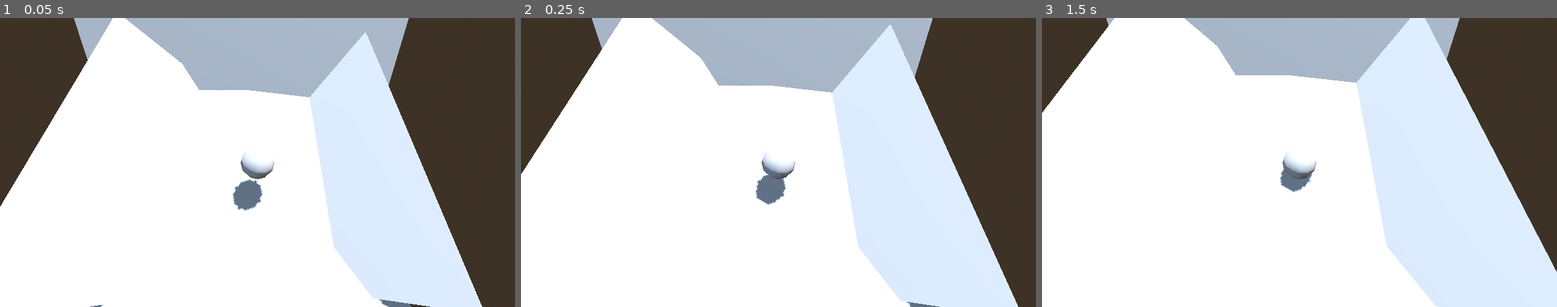
Above: before the commit, frames 1-3 (left to right).
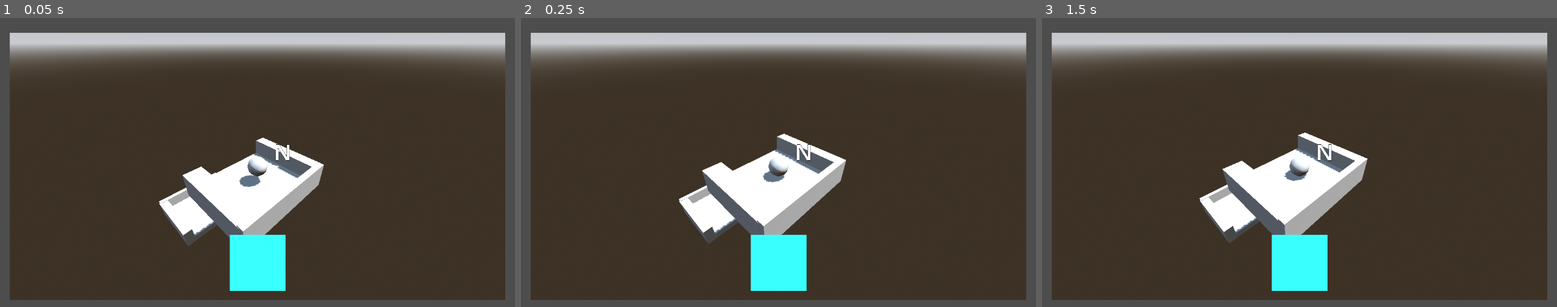
Above: after the commit, the same moments.

Repository: longjoel/120-games-of-godot
Game: Godot game, scene res://overlay.tscn
The game is run twice, just before and just after one commit, with the same random seed, the same clock (stepped at 60 frames per second) and the same inputs. Before the commit the project starts from res://001.tscn.
Inputs (mouse positions are in pixels of both pictures, inside the frame that each line leads up to):
- Up to frame 1 (0.05 s): no input
- Up to frame 2 (0.25 s): no input
- Up to frame 3 (1.5 s): move the mouse to (1412, 148) at 0.52 s; tap Enter at 1.25 s; move the mouse to (1196, 176) at 1.27 s

The runs differ from the first frame. In frame 1, 81% of the frame differs, in the area x 0-100%, y 0-100%; in frame 2, 84%; in frame 3, 89%.

Commit message:
making some sweet progress

Diff:
--- a/roll-and-bounce/001-game.gd
+++ b/roll-and-bounce/001-game.gd
@@ -4,6 +4,13 @@
 
 """
 extends Node
+
+
+func MoveBall(push:Vector3):
+
+	$RollyBall.apply_torque_impulse(push.normalized())
+
+	pass
 
 # let's try to push it wth the mouse.
 # How fast did we move?
@@ -23,8 +30,13 @@
 	# let's do camera tracking.
 
 	$TrackingCamera.position.y = $RollyBall.position.y+5
+	$TrackingCamera.position.x = $RollyBall.position.x+5
+	$TrackingCamera.position.z = $RollyBall.position.z+5
 
 	$TrackingCamera.look_at($RollyBall.position)
+
+	$RollyBall/N.position = $RollyBall.position
+	$RollyBall/N.position.z -= 2
 
 	pass
 
@@ -47,7 +59,7 @@
 
 	# Holy crap. I can't believe this worked.
 
-	var push = Vector3(dxdy.x/dt, 0, dxdy.y/dt)
+	var push = Vector3(dxdy.y/dt, 0, -dxdy.x/dt)
 
 	$RollyBall.apply_torque_impulse(push.normalized())
 
--- a/roll-and-bounce/001.tscn
+++ b/roll-and-bounce/001.tscn
@@ -1,6 +1,7 @@
-[gd_scene load_steps=6 format=3 uid="uid://bqi4gdtsca047"]
+[gd_scene load_steps=7 format=3 uid="uid://bqi4gdtsca047"]
 
 [ext_resource type="Script" uid="uid://cvq4x3ca0fa80" path="res://001-game.gd" id="1_c8ncg"]
+[ext_resource type="PackedScene" uid="uid://c40cmc68jg3sn" path="res://platform-1.tscn" id="2_g60ht"]
 
 [sub_resource type="ProceduralSkyMaterial" id="ProceduralSkyMaterial_35f18"]
 sky_horizon_color = Color(0.662243, 0.671743, 0.686743, 1)
@@ -26,31 +27,6 @@
 [node name="WorldEnvironment" type="WorldEnvironment" parent="."]
 environment = SubResource("Environment_g60ht")
 
-[node name="CSGBox3D" type="CSGBox3D" parent="."]
-transform = Transform3D(1, 0, 0, 0, 1, 0, 0, 0, 1, -0.551171, -1.36364, -1.04077)
-use_collision = true
-size = Vector3(5.7851, 0.115356, 6.5542)
-
-[node name="CSGBox3D" type="CSGBox3D" parent="CSGBox3D"]
-transform = Transform3D(0.663796, -0.747914, 0, 0.747914, 0.663796, 0, 0, 0, 1, 2.79054, -0.125592, 0.0722048)
-use_collision = true
-size = Vector3(5.7851, 0.115356, 8.78015)
-
-[node name="CSGBox3D" type="CSGBox3D" parent="CSGBox3D/CSGBox3D"]
-transform = Transform3D(0.177909, -0.984047, 0, 0.984047, 0.177909, 0, 0, 0, 1, -3.24849, 4.43797, 0.0722048)
-use_collision = true
-size = Vector3(5.7851, 0.115356, 8.78015)
-
-[node name="CSGBox3D" type="CSGBox3D" parent="CSGBox3D/CSGBox3D/CSGBox3D"]
-transform = Transform3D(-0.391037, -0.682627, 0.617341, 0.260058, 0.561468, 0.785572, -0.88287, 0.467732, -0.0420327, -1.91287, -1.83045, 3.06464)
-use_collision = true
-size = Vector3(5.7851, 0.115356, 8.78015)
-
-[node name="CSGBox3D" type="CSGBox3D" parent="CSGBox3D/CSGBox3D/CSGBox3D/CSGBox3D"]
-transform = Transform3D(-0.179689, 0.979722, -0.0886386, 0.983712, 0.17851, -0.0211163, -0.00486541, -0.0909895, -0.995835, 5.86954, -3.15008, 0.968475)
-use_collision = true
-size = Vector3(5.7851, 0.115356, 13.6373)
-
 [node name="TrackingCamera" type="Camera3D" parent="."]
 transform = Transform3D(1, 0, 0, 0, 1, 0, 0, 0, 1, 0, 0, 2.43845)
 
@@ -61,5 +37,21 @@
 
 [node name="CSGSphere3D" type="CSGSphere3D" parent="RollyBall"]
 
+[node name="N" type="Label3D" parent="RollyBall"]
+transform = Transform3D(0.325, 0, 0, 0, 0.202317, 0.254348, 0, -0.254348, 0.202317, 0, 0, -2)
+top_level = true
+pixel_size = 0.01
+billboard = 1
+no_depth_test = true
+text = "N"
+font_size = 387
+
+[node name="LevelGeometry" type="Node3D" parent="."]
+
+[node name="TopOfStaircase" parent="LevelGeometry" instance=ExtResource("2_g60ht")]
+
+[node name="TopOfStaircase2" parent="LevelGeometry" instance=ExtResource("2_g60ht")]
+transform = Transform3D(-0.999976, 0, -0.00698123, 0, 1, 0, 0.00698123, 0, -0.999976, -5.3, -5.405, 1.18)
+
 [connection signal="mouse_entered" from="RollyBall" to="." method="_on_rolly_ball_mouse_entered"]
 [connection signal="mouse_exited" from="RollyBall" to="." method="_on_rolly_ball_mouse_exited"]
--- /dev/null
+++ b/roll-and-bounce/overlay.gd
@@ -0,0 +1,43 @@
+extends Node2D
+
+var enterVertex:Vector2 = Vector2.ZERO
+var enterTime:=0.0
+
+var exitVertex:Vector2 = Vector2.ZERO
+var exitTime:=0.0
+
+# keep track of total elapsed gametime.
+var gameTime:=0.0
+
+
+func _physics_process(delta: float) -> void:
+
+	gameTime += delta
+
+	pass
+
+func _on_area_2d_mouse_entered() -> void:
+	enterTime = gameTime
+	enterVertex = DisplayServer.mouse_get_position()
+	pass # Replace with function body.
+
+
+func _on_area_2d_mouse_exited() -> void:
+	exitTime = gameTime
+	exitVertex = DisplayServer.mouse_get_position()
+	var dt = exitTime-enterTime
+
+	var dxdy = exitVertex-enterVertex
+
+	# Holy crap. I can't believe this worked.
+
+	var push = Vector3(dxdy.y/dt, 0, -dxdy.x/dt)
+
+	$SubViewportContainer/SubViewport/root.MoveBall(push)
+
+	enterVertex = Vector2.ZERO
+	enterTime=0.0
+
+	exitVertex = Vector2.ZERO
+	exitTime=0.0
+	pass # Replace with function body.
--- /dev/null
+++ b/roll-and-bounce/overlay.tscn
@@ -0,0 +1,46 @@
+[gd_scene load_steps=4 format=3 uid="uid://dfohxbeqkmoll"]
+
+[ext_resource type="Script" uid="uid://bun8h1xvbpvar" path="res://overlay.gd" id="1_42nn7"]
+[ext_resource type="PackedScene" uid="uid://bqi4gdtsca047" path="res://001.tscn" id="1_nv86q"]
+
+[sub_resource type="CircleShape2D" id="CircleShape2D_42nn7"]
+radius = 53.4591
+
+[node name="Overlay" type="Node2D"]
+script = ExtResource("1_42nn7")
+
+[node name="SubViewportContainer" type="SubViewportContainer" parent="."]
+offset_left = 22.0
+offset_top = 33.0
+offset_right = 1130.0
+offset_bottom = 632.0
+stretch = true
+
+[node name="SubViewport" type="SubViewport" parent="SubViewportContainer"]
+handle_input_locally = false
+size = Vector2i(1108, 599)
+render_target_update_mode = 4
+
+[node name="root" parent="SubViewportContainer/SubViewport" instance=ExtResource("1_nv86q")]
+
+[node name="Area2D" type="Area2D" parent="."]
+
+[node name="CollisionShape2D" type="CollisionShape2D" parent="Area2D"]
+modulate = Color(1, 0.329412, 1, 1)
+top_level = true
+position = Vector2(576, 549)
+scale = Vector2(1.29, 1.29)
+shape = SubResource("CircleShape2D_42nn7")
+debug_color = Color(0.874792, 0.290142, 0.489354, 0.709804)
+
+[node name="ColorRect" type="ColorRect" parent="Area2D"]
+offset_left = 514.0
+offset_top = 486.0
+offset_right = 639.0
+offset_bottom = 612.0
+color = Color(0.223529, 1, 1, 1)
+
+[connection signal="area_entered" from="Area2D" to="." method="_on_area_2d_area_entered"]
+[connection signal="area_exited" from="Area2D" to="." method="_on_area_2d_area_exited"]
+[connection signal="mouse_entered" from="Area2D" to="." method="_on_area_2d_mouse_entered"]
+[connection signal="mouse_exited" from="Area2D" to="." method="_on_area_2d_mouse_exited"]
--- /dev/null
+++ b/roll-and-bounce/platform-1.tscn
@@ -0,0 +1,23 @@
+[gd_scene format=3 uid="uid://c40cmc68jg3sn"]
+
+[node name="TopOfStaircase" type="Node3D"]
+
+[node name="CSGBox3D" type="CSGBox3D" parent="."]
+transform = Transform3D(1, 0, 0, 0, 1, 0, 0, 0, 1, 0, -1.10509, 0)
+use_collision = true
+size = Vector3(4, 0.5, 4)
+
+[node name="CSGBox3D2" type="CSGBox3D" parent="."]
+transform = Transform3D(1, 0, 0, 0, 1, 0, 0, 0, 1, -0.0114746, -0.737356, 2.43358)
+use_collision = true
+size = Vector3(4.12451, 1.28467, 1)
+
+[node name="CSGBox3D3" type="CSGBox3D" parent="."]
+transform = Transform3D(0.999901, 0.0122485, 0.00698204, -0.012443, 0.999515, 0.0285342, -0.00662918, -0.0286183, 0.999568, 0.00767158, -0.689537, -2.18896)
+use_collision = true
+size = Vector3(4.06152, 1.34668, 0.640381)
+
+[node name="CSGBox3D4" type="CSGBox3D" parent="."]
+transform = Transform3D(1, 0, 0, 0, 1, 0, 0, 0, 1, 2.09575, -0.690735, 0.225433)
+use_collision = true
+size = Vector3(0.333221, 1.34705, 5.40289)
--- a/roll-and-bounce/project.godot
+++ b/roll-and-bounce/project.godot
@@ -11,7 +11,7 @@
 [application]
 
 config/name="Roll and bounce"
-run/main_scene="uid://bqi4gdtsca047"
+run/main_scene="uid://dfohxbeqkmoll"
 config/features=PackedStringArray("4.4", "GL Compatibility")
 config/icon="res://icon.svg"
 
Not shown, added: roll-and-bounce/overlay.gd.uid
